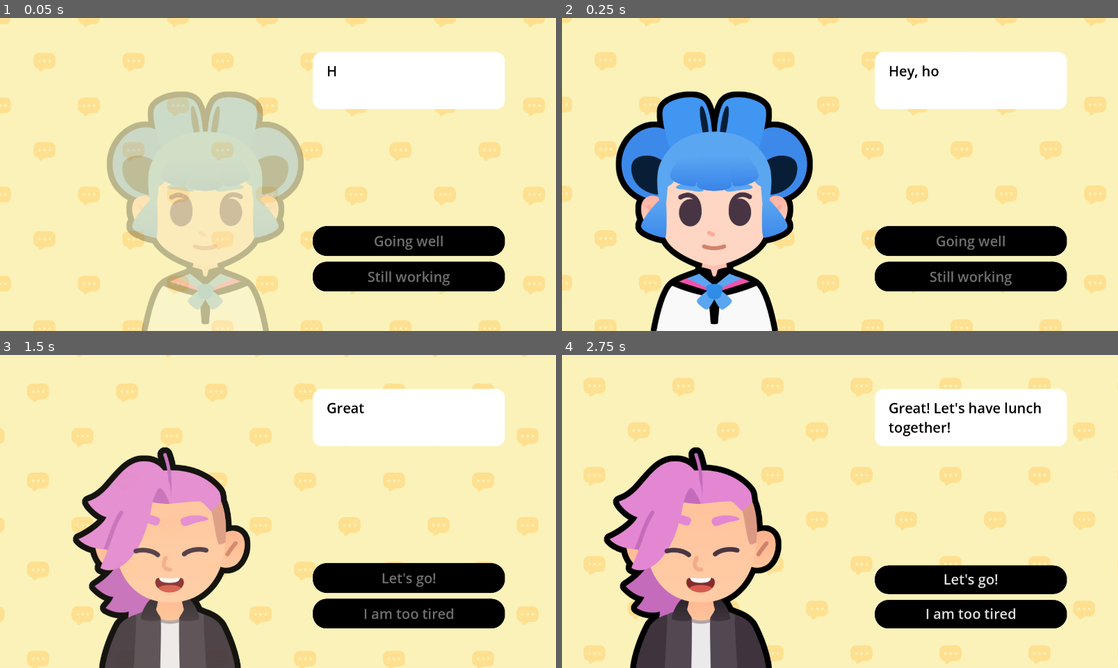
Above: before the commit, frames 1-4 (two rows, left to right).
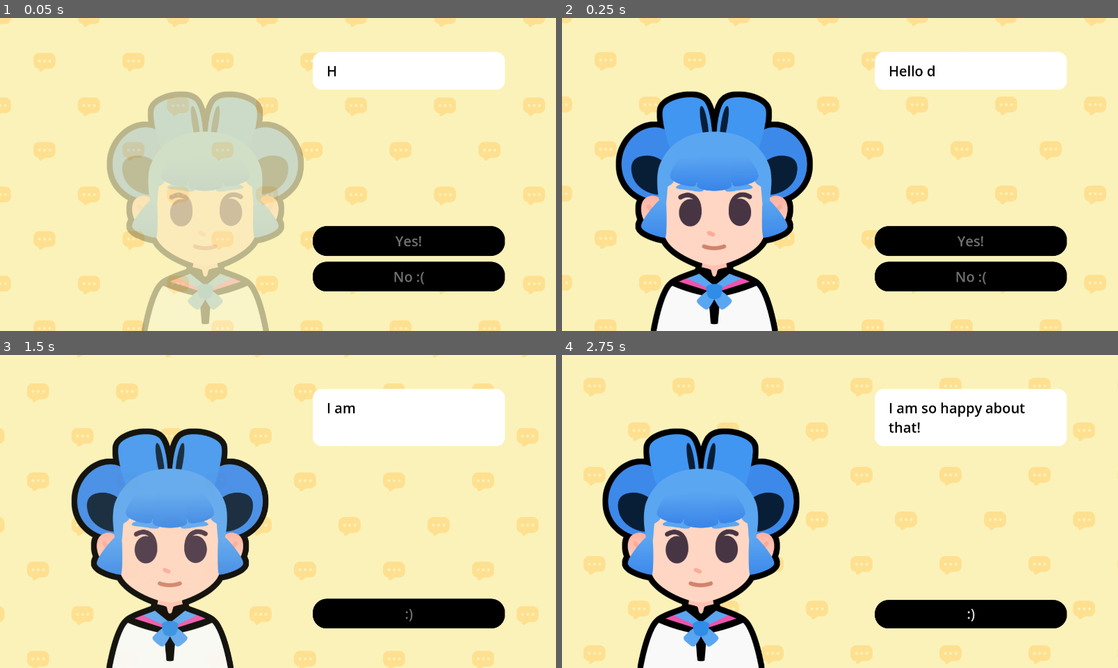
Above: after the commit, the same moments.

Repository: Cxuan2025/M8-Start-a-DIalogue
Game: Godot game, scene res://lessons/dialogue.tscn
Same seed, same stepped clock (60 frames per second), same inputs: the game is played once before the commit and once after it. Sound files missing from this copy of the repository are replaced by a short silence.
Inputs (mouse positions are in pixels of both pictures, inside the frame that each line leads up to):
- Up to frame 1 (0.05 s): no input
- Up to frame 2 (0.25 s): no input
- Up to frame 3 (1.5 s): tap Enter at 0.5 s; move the mouse to (400, 495) at 0.52 s; tap Z at 0.6 s; click (400, 495) at 0.67 s; tap Space at 0.77 s; click "Going well" (after the commit: "Yes!") at 1.25 s
- Up to frame 4 (2.75 s): move the mouse to (728, 527) at 2.02 s; tap Z at 2.1 s; click (728, 527) at 2.17 s; tap Space at 2.27 s

The runs differ from the first frame. In frame 1, 2.6% of the frame differs, in the area x 56-91%, y 20-86%; in frame 2, 2.7%; in frame 3, 23%; in frame 4, 24%, in the area x 7-91%, y 15-100%.

Commit message:
Lesson 6

Diff:
--- a/M08.start_a_dialog_workbook/lessons/dialogue.gd
+++ b/M08.start_a_dialog_workbook/lessons/dialogue.gd
@@ -1,66 +1,6 @@
 extends Control
 
-var expressions := {
-	"happy": preload ("res://assets/emotion_happy.png"),
-	"regular": preload ("res://assets/emotion_regular.png"),
-	"sad": preload ("res://assets/emotion_sad.png"),
-}
-
-var bodies := {
-	"sophia": preload ("res://assets/sophia.png"),
-	"pink": preload ("res://assets/pink.png")
-}
-
-## An array of dictionaries. Each dictionary has three properties:
-## - expression: a [code]Texture[/code] containing an expression
-## - text: a [code]String[/code] containing the text the character says
-## - character: a [code]Texture[/code] representing the character
-var dialogue_items: Array[Dictionary] = [
-	{
-		"expression": expressions["regular"],
-		"text": "Hey, how's your work going so far?",
-		"character": bodies["sophia"],
-		"choices": {
-			"Going well": 2,
-			"Still working": 3,
-		},
-	},
-
-	{
-		"expression": expressions["sad"],
-		"text": "Oh, are you sure about that?",
-		"character": bodies["pink"],
-		"choices": {
-			"Ok I am coming!": 4,
-			"I am too tired": 1,
-		},
-	},
-	{
-		"expression": expressions["happy"],
-		"text": "Great! Let's have lunch together!",
-		"character": bodies["pink"],
-		"choices": {
-			"Let's go!": 4,
-			"I am too tired": 1,
-		},
-	},
-	{
-		"expression": expressions["happy"],
-		"text": "Let's have lunch together to take a break!",
-		"character": bodies["pink"],
-		"choices": {
-			"Let's go!": 4,
-			"I am too tired": 1,
-		},
-	},
-	{
-		"expression": expressions["happy"],
-		"text": "That's my best friend!",
-		"character": bodies["pink"],
-		"choices": {"Let's go! (Quit)": - 1},
-	},
-
-]
+@export var dialogue_items: Array[DialogueItem] = []
 
 ## UI element that shows the texts
 @onready var rich_text_label: RichTextLabel = %RichTextLabel
@@ -77,20 +17,18 @@
 func _ready() -> void:
 	show_text(0)
 
-func create_buttons(choices_data: Dictionary) -> void:
-		for button in action_buttons_v_box_container.get_children():
-			button.queue_free()
-
-		for choice_text in choices_data:
-			var button := Button.new()
-			action_buttons_v_box_container.add_child(button)
-			button.text = choice_text
-			var target_line_idx: int = choices_data[choice_text]
-			if target_line_idx == - 1:
-				button.pressed.connect(get_tree().quit)
-			else:
-				button.pressed.connect(show_text.bind(target_line_idx))
-
+func create_buttons(choices_data: Array[DialogueChoice]) -> void:
+	for button in action_buttons_v_box_container.get_children():
+		button.queue_free()
+	for choice in choices_data:
+		var button := Button.new()
+		action_buttons_v_box_container.add_child(button)
+		button.text = choice.text
+		if choice.is_quit == true:
+			button.pressed.connect(get_tree().quit)
+		else:
+			var target_line_idx := choice.target_line_idx
+			button.pressed.connect(show_text.bind(target_line_idx))
 ## Draws the current text to the rich text element
 func show_text(current_item_index: int) -> void:
 
@@ -99,10 +37,10 @@
 	# from the item, we extract the properties.
 	# We set the text to the rich text control
 	# And we set the appropriate expression texture
-	rich_text_label.text = current_item["text"]
-	expression.texture = current_item["expression"]
-	body.texture = current_item["character"]
-	create_buttons(current_item["choices"])
+	rich_text_label.text = current_item.text
+	expression.texture = current_item.expression
+	body.texture = current_item.character
+	create_buttons(current_item.choices)
 
 	# We set the initial visible ratio to the text to 0, so we can change it in the tween
 	rich_text_label.visible_ratio = 0.0
@@ -130,7 +68,7 @@
 
 	for button: Button in action_buttons_v_box_container.get_children():
 		button.disabled = true
-	tween.finished.connect(func() -> void:
+	tween.finished.connect( func() -> void:
 		for button: Button in action_buttons_v_box_container.get_children():
 			button.disabled = false
 		)
--- a/M08.start_a_dialog_workbook/lessons/dialogue.tscn
+++ b/M08.start_a_dialog_workbook/lessons/dialogue.tscn
@@ -1,12 +1,48 @@
-[gd_scene load_steps=9 format=3 uid="uid://chprvwfixox2y"]
+[gd_scene load_steps=17 format=3 uid="uid://chprvwfixox2y"]
 
 [ext_resource type="Theme" uid="uid://cshg3sgf0xxq" path="res://assets/main_theme.tres" id="1_nggfo"]
 [ext_resource type="Script" uid="uid://c673ndsi3esbr" path="res://lessons/dialogue.gd" id="2_n1q1t"]
 [ext_resource type="Shader" uid="uid://dm7717xxg836f" path="res://assets/sliding_background.gdshader" id="3_3nfwl"]
+[ext_resource type="Script" uid="uid://dei5f1ruqnct7" path="res://lessons/dialogue_item.gd" id="3_xlxck"]
 [ext_resource type="Texture2D" uid="uid://bnly1gkbxw6b5" path="res://assets/bubble_pattern.png" id="4_xuy0d"]
 [ext_resource type="Texture2D" uid="uid://copkt78vgp37i" path="res://assets/sophia.png" id="5_g5y1a"]
+[ext_resource type="Script" uid="uid://itdxxii7hrfw" path="res://lessons/dialogue_choice.gd" id="5_ujubm"]
 [ext_resource type="Texture2D" uid="uid://d000xjtr4iqtk" path="res://assets/emotion_regular.png" id="6_bayqr"]
 [ext_resource type="AudioStream" uid="uid://chgko4hmxwxu5" path="res://assets/talking_synth.ogg" id="7_1fga6"]
+
+[sub_resource type="Resource" id="Resource_rjbgl"]
+script = ExtResource("5_ujubm")
+text = "Yes!"
+target_line_idx = 1
+metadata/_custom_type_script = "uid://itdxxii7hrfw"
+
+[sub_resource type="Resource" id="Resource_gkm7m"]
+script = ExtResource("5_ujubm")
+text = "No :("
+is_quit = true
+metadata/_custom_type_script = "uid://itdxxii7hrfw"
+
+[sub_resource type="Resource" id="Resource_1m3r0"]
+script = ExtResource("3_xlxck")
+choices = Array[ExtResource("5_ujubm")]([SubResource("Resource_rjbgl"), SubResource("Resource_gkm7m")])
+text = "Hello do you like me?"
+metadata/_custom_type_script = "uid://dei5f1ruqnct7"
+
+[sub_resource type="Resource" id="Resource_xlxck"]
+script = ExtResource("5_ujubm")
+text = ":)"
+is_quit = true
+metadata/_custom_type_script = "uid://itdxxii7hrfw"
+
+[sub_resource type="Resource" id="Resource_1f3kq"]
+script = ExtResource("3_xlxck")
+choices = Array[ExtResource("5_ujubm")]([SubResource("Resource_xlxck")])
+text = "I am so happy about that!"
+metadata/_custom_type_script = "uid://dei5f1ruqnct7"
+
+[sub_resource type="Resource" id="Resource_m4u2h"]
+script = ExtResource("3_xlxck")
+metadata/_custom_type_script = "uid://dei5f1ruqnct7"
 
 [sub_resource type="ShaderMaterial" id="ShaderMaterial_efgpg"]
 shader = ExtResource("3_3nfwl")
@@ -24,6 +60,7 @@
 grow_vertical = 2
 theme = ExtResource("1_nggfo")
 script = ExtResource("2_n1q1t")
+dialogue_items = Array[ExtResource("3_xlxck")]([SubResource("Resource_1m3r0"), SubResource("Resource_1f3kq"), SubResource("Resource_m4u2h")])
 
 [node name="Background" type="ColorRect" parent="."]
 material = SubResource("ShaderMaterial_efgpg")
--- /dev/null
+++ b/M08.start_a_dialog_workbook/lessons/dialogue_choice.gd
@@ -0,0 +1,4 @@
+class_name DialogueChoice extends Resource
+@export var text := ""
+@export_range(0, 20) var target_line_idx := 0
+@export var is_quit := false
Not shown, added: M08.start_a_dialog_workbook/lessons/dialogue_choice.gd.uid
